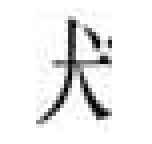
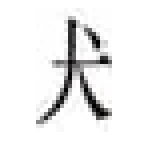
The second (152, 144) image is a revision of the first. Changes to its layers:
painted on "Pasted Layer" over [36, 12, 112, 120]
